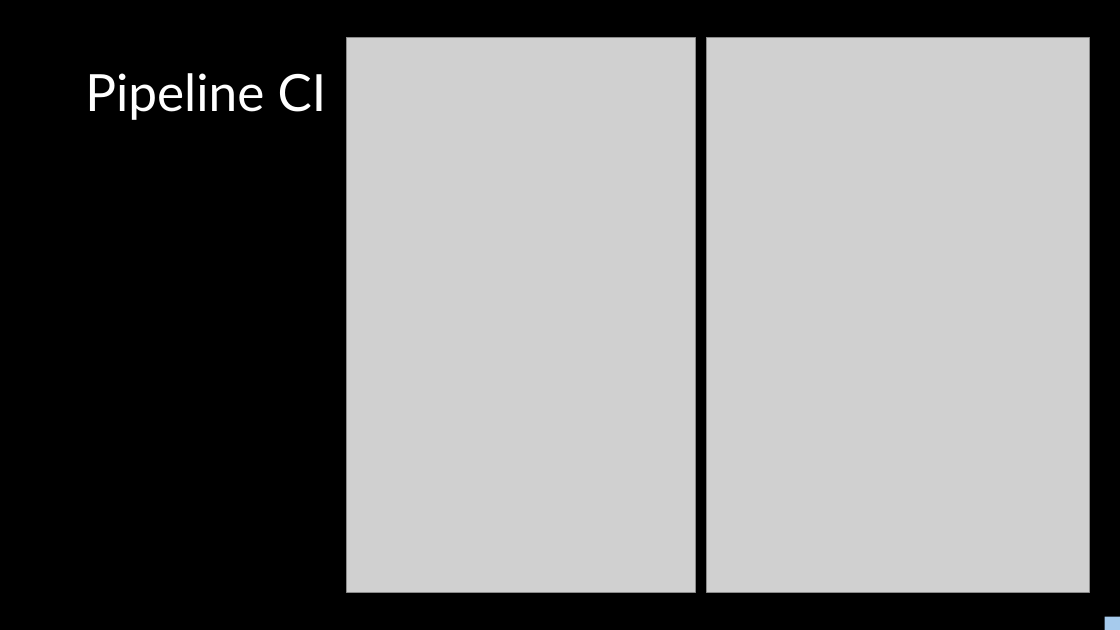
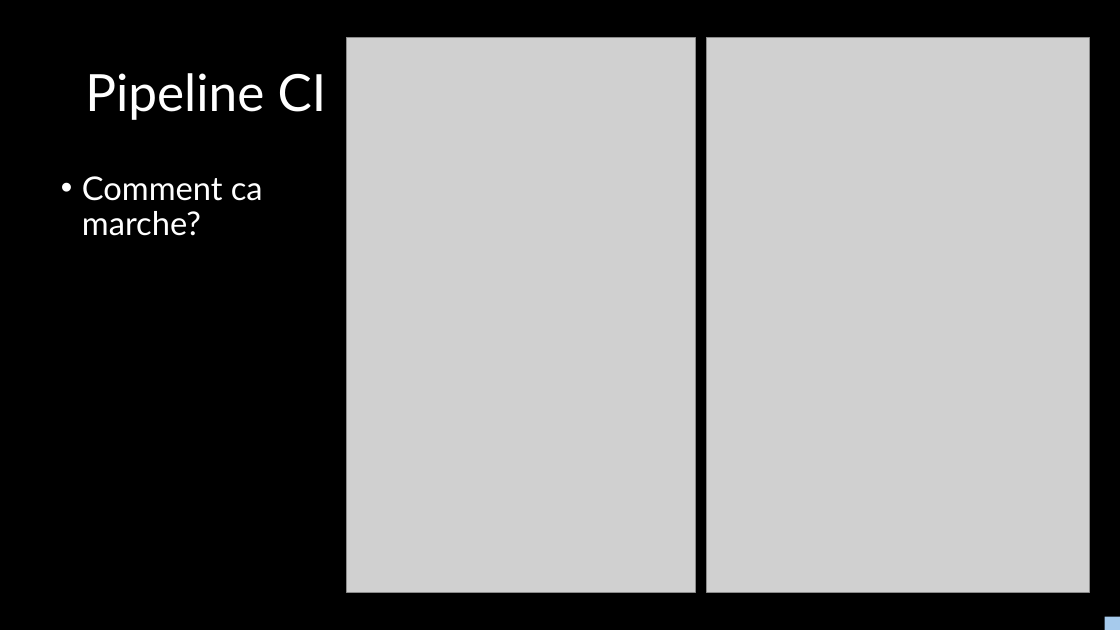
Before and after one commit to romaindenis1/P_Cloud, a slide deck: slide 7 of doc/P_CLOUD 246.pptx (slide 5 before the commit). Drawn at 1120x630 pixels with LibreOffice and Linux fonts; fonts in the diff are those of the drawing; grey boxes stand for pictures. Boxes give left, top, right and bottom in pixels: in the first picture for what was removed or moved away, otherwise in the second. Text is boxed around its words. In the diff, an @@ line names an element or a change of style, - is before the commit and + after.

```diff
--- a/doc/P_CLOUD 246.pptx
+++ b/doc/P_CLOUD 246.pptx
@@ text added at (82,176,263,236), 28 pt, text #FFFFFF @@
+• Comment ca marche?
```
Also in this commit, not shown: 5 other slides changed, 2 other files.
